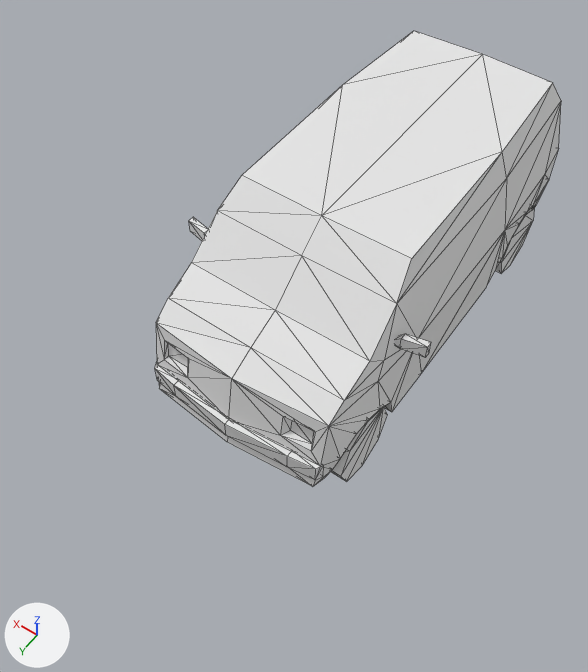
The OBJ model assetsMake/Grid/Car4_o3.obj, before and after one commit.
Both versions are drawn from a 50 mm camera at (-2.12, 5.0, 6.32) aimed at (0.01, 2.02, 1.62). Lighting does not change. The marker at lower left points along +X, +Y and +Z. Mesh edges are drawn as thin lines. Where no turn or scale is listed for an object, it has been applied to the vertices.

Names of what the first picture shows: 'Car4'.
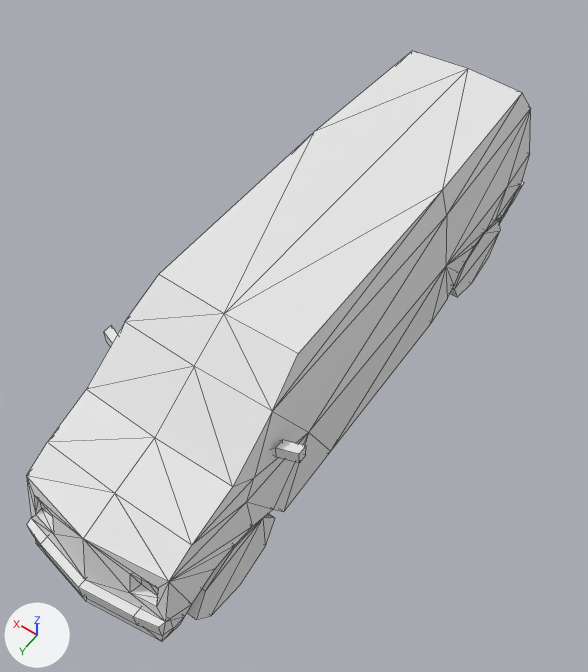
Boxes [x1, y1, x2, y2] around the edits, measured in the pictures (588 x 672 px; the box of a moved part takes in the faces that stretch with it):
```json
{"object": "Car4", "change": "reshaped", "before": [155, 31, 561, 487], "after": [27, 51, 531, 641], "on screen": "24% wider, 29% taller"}
{"part": 1, "of": "me_car4", "change": "moved or reshaped", "before": [156, 31, 561, 487], "after": [27, 51, 531, 641]}
{"part": 2, "of": "me_car4", "change": "added", "after": [187, 514, 275, 619]}
{"part": 3, "of": "me_car4", "change": "added", "after": [450, 220, 500, 297]}
{"part": 4, "of": "me_car4", "change": "added", "after": [27, 518, 173, 636]}
{"part": 5, "of": "me_car4", "change": "added", "after": [510, 182, 524, 206]}
{"part": 6, "of": "me_car4", "change": "deleted", "before": [155, 207, 534, 481]}
{"part": 7, "of": "me_car4", "change": "added", "after": [104, 326, 306, 463]}
```

Edits to the scene script, one JSON object a line:
```json
{"block": "me_car4", "where": "# used by ob_car4; location = (0.0, 0.0, 0.0)"}
{"op": "remove", "block": "me_car4", "code": "me_car4.from_pydata(...)  # 264 vertices, 476 faces; spans x -0.99..0.99, y -0.82..2.85, z 1.01..2.6"}
{"op": "add", "block": "me_car4", "code": "me_car4.from_pydata(...)  # 264 vertices, 380 faces; spans x -0.77..0.78, y -0.67..4.26, z 1.01..2.6"}
{"block": "me_car4", "change": "me_car4 part 1: the loose piece of 136 vertices spanning x -0.84..0.84, y -0.72..2.85, z 1.26..2.6 is scaled about its middle by (0.781, 1.34, 1), then moved by (0.0, 0.8, 0.0)"}
{"block": "me_car4", "change": "me_car4 part 2: a new loose piece, an 8-sided cylinder along x spanning x -0.64..-0.46, y 3.14..3.96, z 1.01..1.62, in mat_car4_mat (its picture is missing)"}
{"block": "me_car4", "change": "me_car4 part 3: a new loose piece, an 8-sided cylinder along x spanning x -0.63..-0.45, y -0.16..0.66, z 1.01..1.62, in mat_car4_mat (its picture is missing)"}
{"block": "me_car4", "change": "me_car4 part 4: a new loose piece of 20 vertices spanning x -0.57..0.58, y 4.09..4.26, z 1.36..1.51, in mat_car4_mat (its picture is missing)"}
{"block": "me_car4", "change": "me_car4 part 5: a new loose piece of 20 vertices spanning x -0.58..0.59, y -0.67..-0.45, z 1.33..1.51, in mat_car4_mat (its picture is missing)"}
{"block": "me_car4", "change": "me_car4 part 6: 7 loose pieces with 108 vertices, spanning x -0.99..0.99, y -0.44..2.85, z 1.01..2.18, are deleted"}
{"block": "me_car4", "change": "me_car4 part 7"}
{"block": "me_car4", "change": "16 vertices are added at x -0.77..0.78, y 2.99..3.06, z 2.07..2.18"}
{"block": "me_car4", "change": "8 new vertices lie (0.0, 0.06, 0.0) away from vertices in x -0.64..0.64, y 3.04, z 2.07..2.18"}
{"block": "me_car4", "change": "18 new faces join them"}
```
